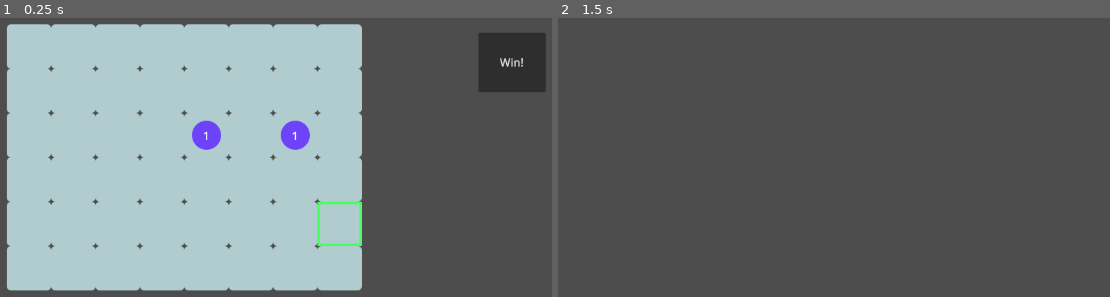
Above: before the commit, frames 1-2 (left to right).
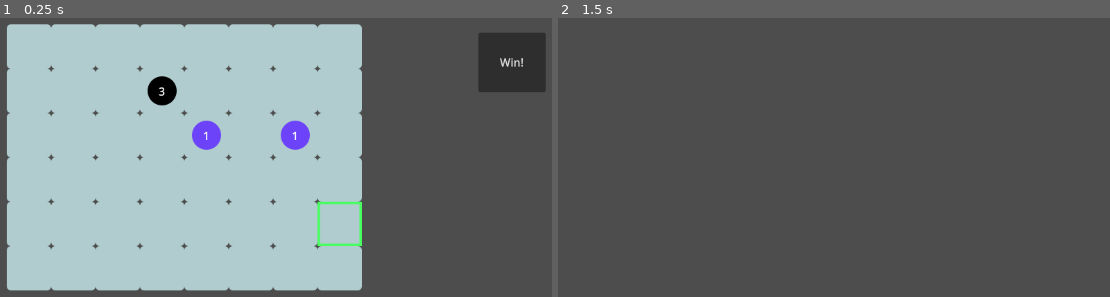
Above: after the commit, the same moments.

Repository: kaiec/ggj25-bubble-game
Game: Godot game, scene res://levels/level_1.tscn
The game is run twice, just before and just after one commit, with the same random seed, the same clock (stepped at 60 frames per second) and the same inputs.
Inputs (mouse positions are in pixels of both pictures, inside the frame that each line leads up to):
- Up to frame 1 (0.25 s): no input
- Up to frame 2 (1.5 s): click "Win!" at 0.5 s; tap Enter at 1.25 s; move the mouse to (1049, 182) at 1.27 s; hold D (move_right) from 1.28 s (still down); click (1049, 182) at 1.35 s

The runs differ from the first frame. In frame 1, 0.5% of the frame differs, in the area x 26-33%, y 20-32%; in frame 2, nothing differs.

Commit message:
Basic game loop

Diff:
--- /dev/null
+++ b/autoloads/coroutines.gd
@@ -0,0 +1,28 @@
+# Source: https://luiscarli.com/2023/10/06/await-all/
+# This needs to be added as an auto-load (I used the global name `Co`)
+class_name Coroutines
+extends Node
+
+func await_all(list: Array):
+	var counter = {
+		value = list.size()
+	}
+
+	for el in list:
+		if el is Signal:
+			el.connect(count_down.bind(counter), CONNECT_ONE_SHOT)
+		elif el is Callable:
+			func_wrapper(el, count_down.bind(counter))
+
+	while counter.value > 0:
+		await get_tree().process_frame
+
+
+func count_down(dict):
+	dict.value -= 1
+
+
+@warning_ignore("shadowed_variable_base_class")
+func func_wrapper(call: Callable, call_back: Callable):
+	await call.call()
+	call_back.call()
--- a/bubble/bubble.gd
+++ b/bubble/bubble.gd
@@ -1,9 +1,9 @@
 extends Node2D
 
-signal burst
 @onready var label: Label = $Label
+@onready var sprite: Sprite2D = $Sprite
 
-@export var size: int:
+@export var size: int = 1:
 	set(value):
 		size = value
 		if label:
@@ -19,3 +19,20 @@
 
 func _ready() -> void:
 	size = size
+
+
+func check_burst():
+	return size > 3
+
+func burst():
+	print("Burst at ", cell)
+	for n in [Vector2i.UP, Vector2i.DOWN, Vector2i.RIGHT, Vector2i.LEFT]:
+		var c = cell + n
+		var bubble = engine.get_bubble(c)
+		if bubble:
+			bubble.size += 1
+		elif c in engine.area.get_used_cells():
+			engine.spawn_bubble(c)
+	await get_tree().create_timer(1).timeout
+	queue_free()
+	print("Burst ended at ", cell)
--- a/bubble/bubble.tscn
+++ b/bubble/bubble.tscn
@@ -6,7 +6,7 @@
 [node name="Bubble" type="Node2D"]
 script = ExtResource("1_svlvq")
 
-[node name="Sprite2D" type="Sprite2D" parent="."]
+[node name="Sprite" type="Sprite2D" parent="."]
 modulate = Color(0.435294, 0.270588, 1, 1)
 texture = ExtResource("1_2bat5")
 region_enabled = true
--- a/bubble/bubble_engine.gd
+++ b/bubble/bubble_engine.gd
@@ -1,5 +1,7 @@
 class_name BubbleEngine
 extends Node2D
+
+signal win
 
 # Level Design
 @export var area : TileMapLayer
@@ -14,12 +16,14 @@
 
 # Instanced bubbles
 @onready var bubbles: Node2D = $Bubbles
+var to_be_burst = []
 
 
 @onready var cursor: Sprite2D = $Cursor
 
 const BUBBLE = preload("res://bubble/bubble.tscn")
 const BLUE = Vector2i(3,0)
+const GOAL = Vector2i(2,0)
 
 var state : State:
 	set(new_state):
@@ -35,21 +39,30 @@
 	state = select_cell
 	if state:
 		state.state_ready()
+	finish.finished.connect(win.emit)
 
 func get_bubble(cell):
 	for bubble in bubbles.get_children():
 		if cell == bubble.cell:
 			return bubble
 
+func spawn_bubble(cell, type=BUBBLE):
+	var bubble = type.instantiate()
+	bubbles.add_child(bubble)
+	bubble.cell = cell
+	return bubble
+
 func level_reset():
 	bubbles.get_children().clear()
 	setup.hide()
 	for cell in setup.get_used_cells():
 		if setup.get_cell_atlas_coords(cell) == BLUE:
-			var bubble = BUBBLE.instantiate()
-			bubbles.add_child(bubble)
-			bubble.cell = cell
-			bubble.size = 1
+			spawn_bubble(cell)
+		if setup.get_cell_atlas_coords(cell) == GOAL:
+			var bubble = spawn_bubble(cell)
+			bubble.size = 3
+			bubble.sprite.modulate = Color.BLACK
+			bubble.add_to_group("goal")
 
 
 # Called every frame. 'delta' is the elapsed time since the previous frame.
@@ -57,10 +70,12 @@
 	if state:
 		state.state_process(delta)
 
-func select_bubble(cell):
+func select_bubble(cell) -> bool:
 	var bubble = get_bubble(cell)
-	if bubble:
+	if bubble and not bubble.is_in_group("goal"):
 		bubble.size += 1
+		return true
+	return false
 
 func set_cursor(cell):
 	if cell in area.get_used_cells():
--- a/bubble/burst.gd
+++ b/bubble/burst.gd
@@ -1 +1,12 @@
 extends State
+
+@onready var check_burst: Node = $"../CheckBurst"
+
+func enter_state():
+	var callables = []
+	for bubble in engine.to_be_burst:
+		callables.append(bubble.burst)
+	print("Trigger all bursts")
+	await Co.await_all(callables)
+	print("All bursts done")
+	engine.state = check_burst
--- a/bubble/check_burst.gd
+++ b/bubble/check_burst.gd
@@ -1 +1,15 @@
 extends State
+
+@onready var burst: Node = $"../Burst"
+@onready var check_win: Node = $"../CheckWin"
+
+
+func enter_state():
+	engine.to_be_burst.clear()
+	for bubble in engine.bubbles.get_children():
+		if bubble.check_burst():
+			engine.to_be_burst.append(bubble)
+	if engine.to_be_burst.is_empty():
+		engine.state = check_win
+	else:
+		engine.state = burst
--- a/bubble/check_win.gd
+++ b/bubble/check_win.gd
@@ -1 +1,13 @@
 extends State
+
+@onready var finish: Node = $"../Finish"
+@onready var select_cell: Node = $"../SelectCell"
+
+
+func enter_state():
+	# Win Condition: No more goal bubbles
+	# TODO: What about lost games?
+	if get_tree().get_nodes_in_group("goal").is_empty():
+		engine.state = finish
+		return
+	engine.state = select_cell
--- a/bubble/finish.gd
+++ b/bubble/finish.gd
@@ -1 +1,6 @@
 extends State
+
+signal finished
+
+func enter_state():
+	finished.emit()
--- a/bubble/select_cell.gd
+++ b/bubble/select_cell.gd
@@ -1,7 +1,13 @@
 extends State
+
+@onready var check_burst: Node = $"../CheckBurst"
 
 func state_process(_delta):
 	var cell = engine.area.local_to_map(get_viewport().get_mouse_position())
 	engine.set_cursor(cell)
 	if Input.is_action_just_pressed("select"):
-		engine.select_bubble(cell)
+		if engine.select_bubble(cell):
+			engine.state = check_burst
+
+func exit_state():
+	engine.cursor.hide()
--- a/levels/level_1.gd
+++ b/levels/level_1.gd
@@ -2,10 +2,14 @@
 
 signal win
 
+@onready var bubble_engine: BubbleEngine = $BubbleEngine
 
 # Called when the node enters the scene tree for the first time.
 func _ready() -> void:
-	pass # Replace with function body.
+	bubble_engine.win.connect(func():
+		win.emit()
+		queue_free()
+		)
 
 
 # Called every frame. 'delta' is the elapsed time since the previous frame.
--- a/levels/level_1.tscn
+++ b/levels/level_1.tscn
@@ -12,7 +12,7 @@
 tile_set = ExtResource("2_1qs66")
 
 [node name="Setup" type="TileMapLayer" parent="."]
-tile_map_data = PackedByteArray("AAAGAAMAAAADAAAAAAAIAAMAAAADAAAAAAA=")
+tile_map_data = PackedByteArray("AAAGAAMAAAADAAAAAAAIAAMAAAADAAAAAAAFAAIAAAACAAAAAAA=")
 tile_set = ExtResource("2_1qs66")
 
 [node name="Button" type="Button" parent="."]
--- a/project.godot
+++ b/project.godot
@@ -21,6 +21,7 @@
 DebugGlobal="*res://autoloads/debug_global.gd"
 Global="*res://autoloads/global.gd"
 Settings="*res://autoloads/settings/settings.gd"
+Co="*res://autoloads/coroutines.gd"
 
 [input]
 
